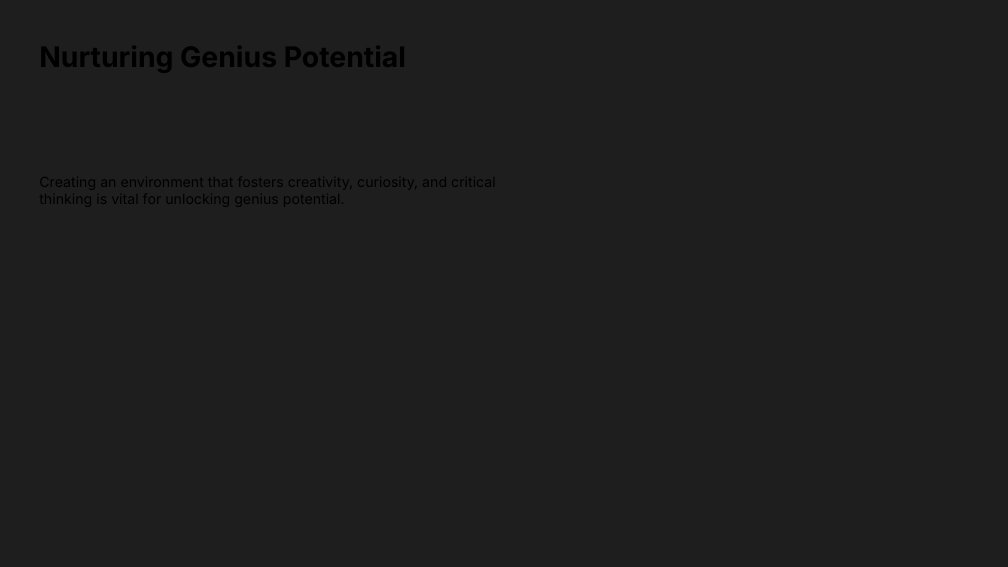
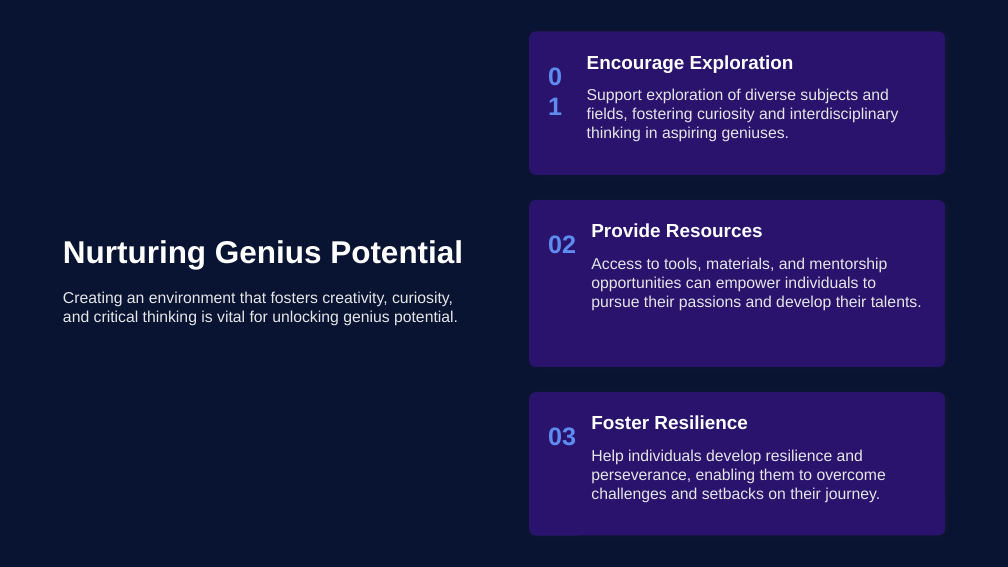
Before and after one commit to tejus05/deck-genie-v3, a slide deck: slide 5 of backend/data/0ef2e0f5-d61a-4687-a0ce-69b4c3fd9ec6/Exploring_the_Concept_of_Genius.pptx. Drawn at 1008x567 pixels with LibreOffice and Linux fonts; fonts in the diff are those of the drawing. Boxes give left, top, right and bottom in pixels: in the first picture for what was removed or moved away, otherwise in the second. Text is boxed around its words. In the diff, an @@ line names an element or a change of style, - is before the commit and + after.

```diff
--- a/backend/data/0ef2e0f5-d61a-4687-a0ce-69b4c3fd9ec6/Exploring_the_Concept_of_Genius.pptx
+++ b/backend/data/0ef2e0f5-d61a-4687-a0ce-69b4c3fd9ec6/Exploring_the_Concept_of_Genius.pptx
@@ background #1E1E1E to #091433 @@
@@ rounded rectangle added at [529, 32, 945, 175], fill #29136C @@
@@ text added at [587, 55, 794, 73], 24 pt, text #FFFFFF, bold @@
+Encourage Exploration
@@ text added at [548, 60, 576, 92], 32 pt, text #5E8CF0, bold @@
+01
@@ text added at [587, 88, 899, 142], 20 pt, text #E6E6E6 @@
+Support exploration of diverse subjects and fields, fostering curiosity and interdisciplinary thinking in aspiring geniuses.
@@ rounded rectangle added at [529, 200, 945, 367], fill #29136C @@
@@ text added at [548, 235, 576, 253], 32 pt, text #5E8CF0, bold @@
+02
@@ text added at [591, 223, 763, 237], 24 pt, text #FFFFFF, bold @@
+Provide Resources
@@ text added at [63, 240, 463, 269], 40 pt, text #FFFFFF, bold @@
+Nurturing Genius Potential
@@ text added at [591, 257, 922, 311], 20 pt, text #E6E6E6 @@
+Access to tools, materials, and mentorship opportunities can empower individuals to pursue their passions and develop their talents.
@@ text added at [63, 291, 458, 326], 20 pt, text #E6E6E6 @@
+Creating an environment that fosters creativity, curiosity, and critical thinking is vital for unlocking genius potential.
@@ rounded rectangle added at [529, 392, 945, 536], fill #29136C @@
@@ text added at [591, 415, 747, 429], 24 pt, text #FFFFFF, bold @@
+Foster Resilience
@@ text added at [548, 427, 576, 445], 32 pt, text #5E8CF0, bold @@
+03
@@ text added at [591, 449, 886, 503], 20 pt, text #E6E6E6 @@
+Help individuals develop resilience and perseverance, enabling them to overcome challenges and setbacks on their journey.
```
Also in this commit, not shown: 5 other slides changed, 2 slides added, 2 slides removed, 17 other files.
